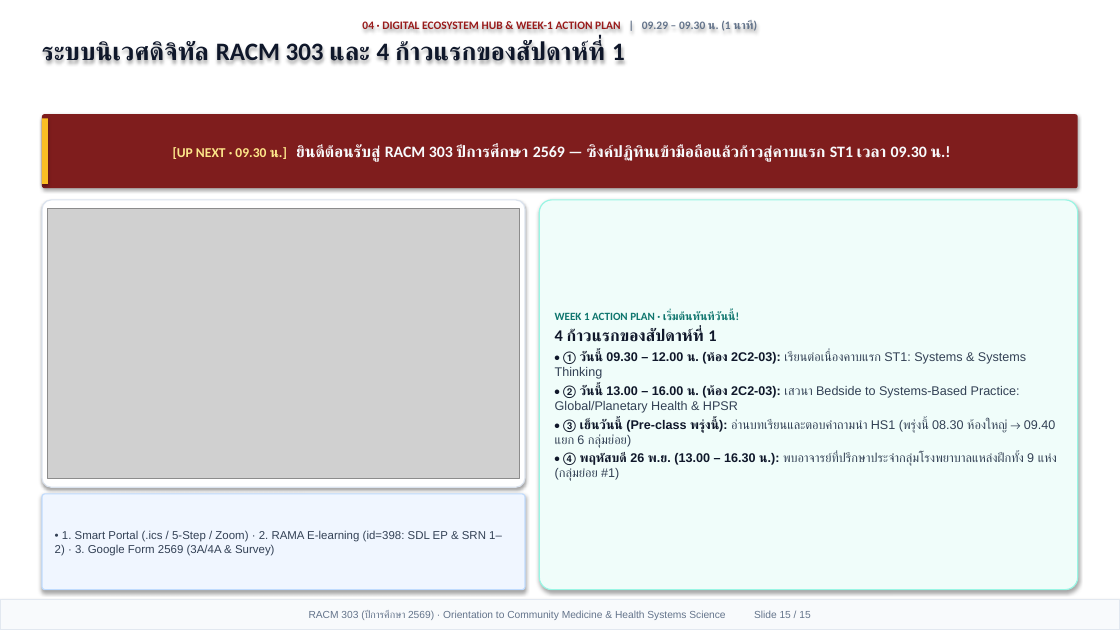
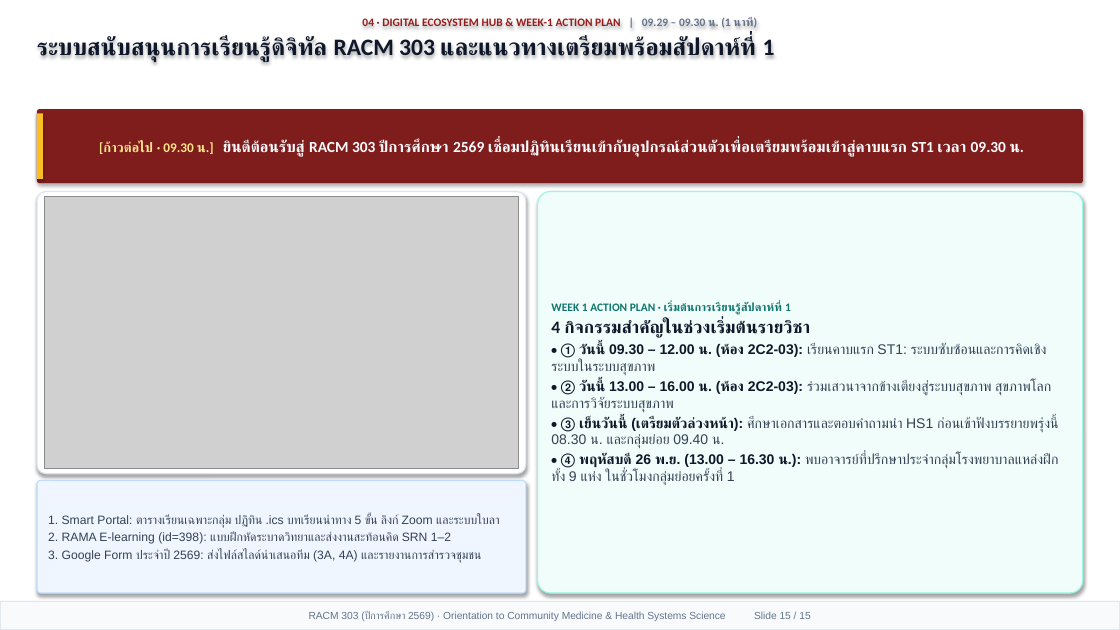
Before and after one commit to smartwoo/racm303-2569-faculty-member, a slide deck: slide 15 of exports/pptx/RACM303_2569_Orientation_Slides.pptx. Drawn at 1120x630 pixels with LibreOffice and Linux fonts; fonts in the diff are those of the drawing; grey boxes stand for pictures. Boxes give left, top, right and bottom in pixels: in the first picture for what was removed or moved away, otherwise in the second. Text is boxed around its words. In the diff, an @@ line names an element or a change of style, - is before the commit and + after.

```diff
--- a/exports/pptx/RACM303_2569_Orientation_Slides.pptx
+++ b/exports/pptx/RACM303_2569_Orientation_Slides.pptx
@@ text at (x1=37, y1=36, x2=775, y2=62): text changed; size 21.5 to 20.2 pt @@
-ระบบนิเวศดิจิทัล RACM 303 และ 4 ก้าวแรกของสัปดาห์ที่ 1
+ระบบสนับสนุนการเรียนรู้ดิจิทัล RACM 303 และแนวทางเตรียมพร้อมสัปดาห์ที่ 1
@@ rectangle moved from (x1=42, y1=118, x2=48, y2=184) to (x1=37, y1=113, x2=43, y2=179) @@
@@ rounded rectangle "[ก้าวต่อไป · 09.30 น.] ยินดีต้อนรับสู่ ..." resized from (x1=42, y1=114, x2=1078, y2=188) to (x1=37, y1=109, x2=1083, y2=183) @@
@@ text in rounded rectangle at (x1=103, y1=139, x2=1024, y2=156): text changed; size 13.6 to 13.2 pt @@
-[UP NEXT · 09.30 น.] ยินดีต้อนรับสู่ RACM 303 ปีการศึกษา 2569 — ซิงค์ปฏิทินเข้ามือถือแล้วก้าวสู่คาบแรก ST1 เวลา 09.30 น.!
+[ก้าวต่อไป · 09.30 น.] ยินดีต้อนรับสู่ RACM 303 ปีการศึกษา 2569 เชื่อมปฏิทินเรียนเข้ากับอุปกรณ์ส่วนตัวเพื่อเตรียมพร้อมเข้าสู่คาบแรก ST1 เวลา 09.30 น.
@@ rounded rectangle resized from (x1=42, y1=200, x2=525, y2=487) to (x1=37, y1=192, x2=526, y2=474) @@
@@ picture moved from (x1=48, y1=208, x2=519, y2=479) to (x1=45, y1=197, x2=518, y2=469) @@
@@ rounded rectangle "WEEK 1 ACTION PLAN · ..." resized from (x1=539, y1=200, x2=1078, y2=590) to (x1=538, y1=192, x2=1083, y2=593) @@
@@ text in rounded rectangle at (x1=551, y1=303, x2=1057, y2=485): text changed; size 10.8 to 12 pt @@
-WEEK 1 ACTION PLAN · เริ่มต้นทันทีวันนี้!
-4 ก้าวแรกของสัปดาห์ที่ 1
-• ① วันนี้ 09.30 – 12.00 น. (ห้อง 2C2-03): เรียนต่อเนื่องคาบแรก ST1: Systems & Systems Thinking
-• ② วันนี้ 13.00 – 16.00 น. (ห้อง 2C2-03): เสวนา Bedside to Systems-Based Practice: Global/Planetary Health & HPSR
-• ③ เย็นวันนี้ (Pre-class พรุ่งนี้): อ่านบทเรียนและตอบคำถามนำ HS1 (พรุ่งนี้ 08.30 ห้องใหญ่ → 09.40 แยก 6 กลุ่มย่อย)
-• ④ พฤหัสบดี 26 พ.ย. (13.00 – 16.30 น.): พบอาจารย์ที่ปรึกษาประจำกลุ่มโรงพยาบาลแหล่งฝึกทั้ง 9 แห่ง (กลุ่มย่อย #1)
+WEEK 1 ACTION PLAN · เริ่มต้นการเรียนรู้สัปดาห์ที่ 1
+4 กิจกรรมสำคัญในช่วงเริ่มต้นรายวิชา
+• ① วันนี้ 09.30 – 12.00 น. (ห้อง 2C2-03): เรียนคาบแรก ST1: ระบบซับซ้อนและการคิดเชิงระบบในระบบสุขภาพ
+• ② วันนี้ 13.00 – 16.00 น. (ห้อง 2C2-03): ร่วมเสวนาจากข้างเตียงสู่ระบบสุขภาพ สุขภาพโลก และการวิจัยระบบสุขภาพ
+• ③ เย็นวันนี้ (เตรียมตัวล่วงหน้า): ศึกษาเอกสารและตอบคำถามนำ HS1 ก่อนเข้าฟังบรรยายพรุ่งนี้ 08.30 น. และกลุ่มย่อย 09.40 น.
+• ④ พฤหัสบดี 26 พ.ย. (13.00 – 16.30 น.): พบอาจารย์ที่ปรึกษาประจำกลุ่มโรงพยาบาลแหล่งฝึกทั้ง 9 แห่ง ในชั่วโมงกลุ่มย่อยครั้งที่ 1
@@ rounded rectangle "1. Smart Portal: ตารางเรียนเฉพาะกลุ่ม ปฏิทิน ..." resized from (x1=42, y1=494, x2=525, y2=590) to (x1=37, y1=481, x2=526, y2=593) @@
@@ text in rounded rectangle at (x1=48, y1=514, x2=500, y2=563): text changed; size 9.8 to 10.4 pt @@
-• 1. Smart Portal (.ics / 5-Step / Zoom) · 2. RAMA E-learning (id=398: SDL EP & SRN 1–2) · 3. Google Form 2569 (3A/4A & Survey)
+1. Smart Portal: ตารางเรียนเฉพาะกลุ่ม ปฏิทิน .ics บทเรียนนำทาง 5 ขั้น ลิงก์ Zoom และระบบใบลา
+2. RAMA E-learning (id=398): แบบฝึกหัดระบาดวิทยาและส่งงานสะท้อนคิด SRN 1–2
+3. Google Form ประจำปี 2569: ส่งไฟล์สไลด์นำเสนอทีม (3A, 4A) และรายงานการสำรวจชุมชน
```
Also in this commit, not shown: 13 other slides changed, 1 slide added, 1 slide removed, 5 other files.
